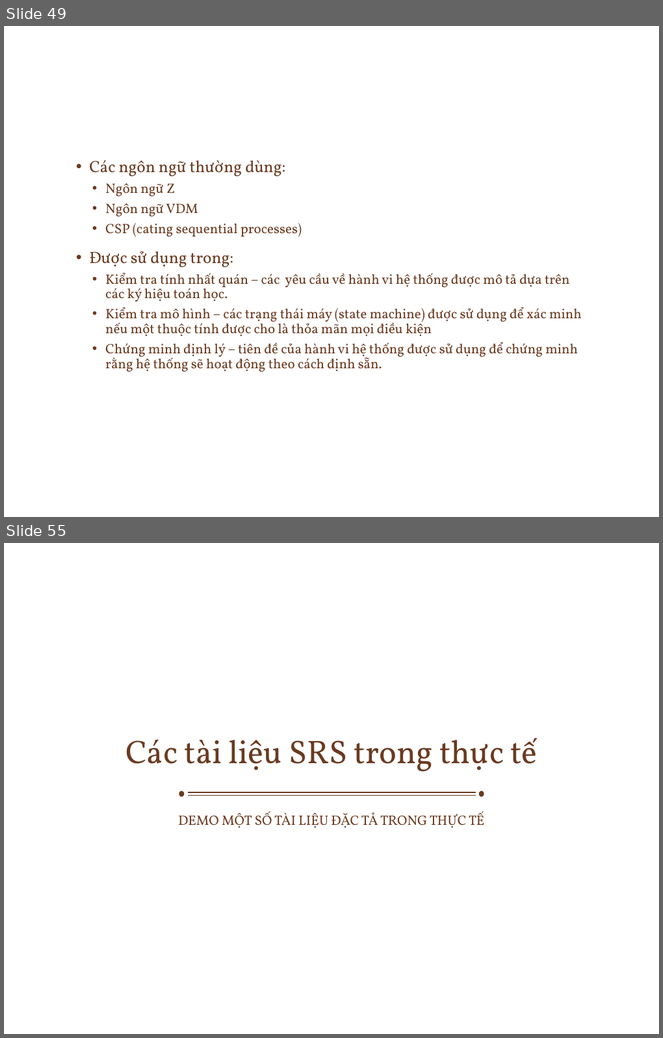
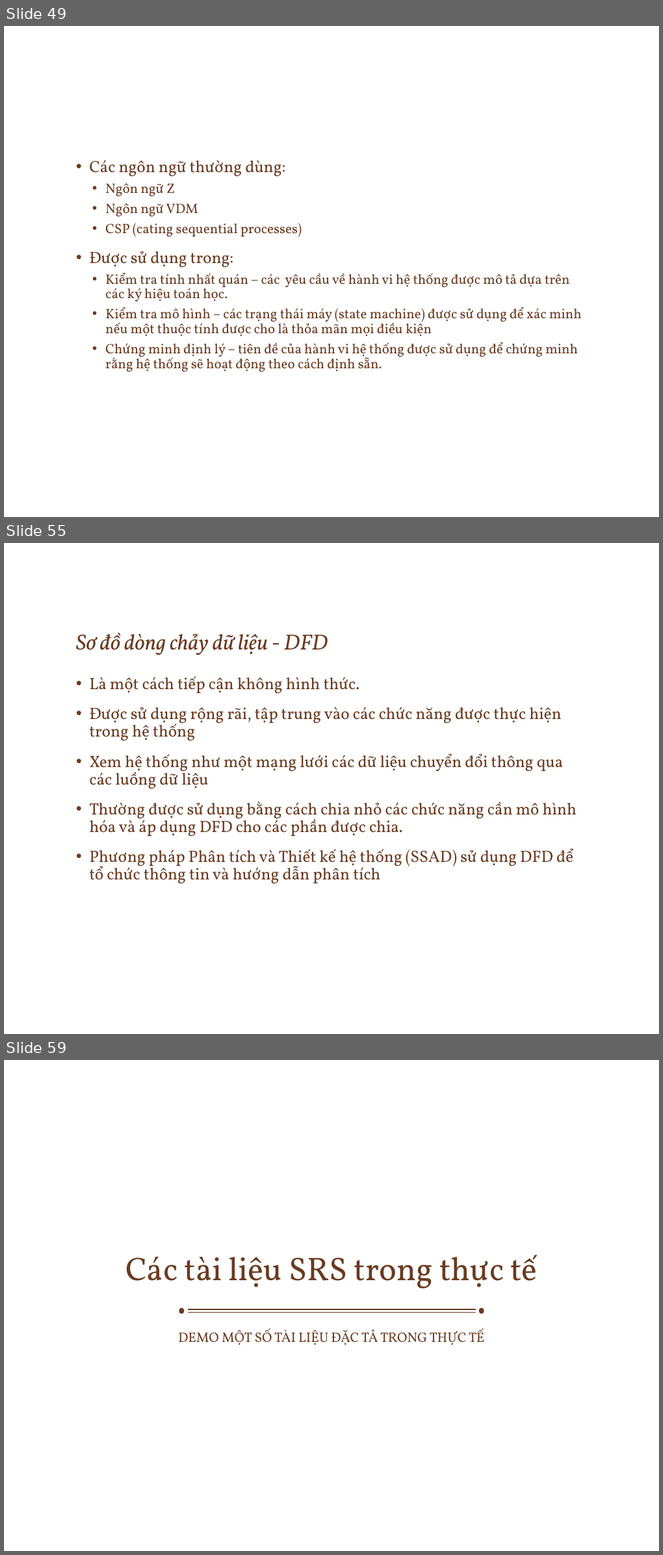
Before and after one commit to ChrisJamison/seminar_cnpm, a slide deck: Seminar/Software Requirement.pptx. Shown one above the other, each under a label of ours: slides 49 and 55 before the commit, slides 49, 55 and 59 after it; the slides between them are not shown. The pictures are 663x1038 and 663x1555 pixels, drawn with LibreOffice and Linux fonts; fonts in the diff are those of the drawing; background and template pictures are left out. Boxes give left, top, right and bottom in pixels: in the first picture for what was removed or moved away, otherwise in the second. Text is boxed around its words. In the diff, an @@ line names an element or a change of style, - is before the commit and + after.

```diff
--- a/Seminar/Software Requirement.pptx
+++ b/Seminar/Software Requirement.pptx
@@ slide 55 added at (x1=4, y1=543, x2=659, y2=1034), background picture (left out) @@
@@ title added at (x1=76, y1=633, x2=328, y2=655), 24 pt, text #6A3A20, italic @@
+Sơ đồ dòng chảy dữ liệu - DFD
@@ text added at (x1=89, y1=676, x2=577, y2=884), 18 pt, text #6A3A20 @@
+• Là một cách tiếp cận không hình thức.
+• Được sử dụng rộng rãi, tập trung vào các chức năng được thực hiện trong hệ thống
+• Xem hệ thống như một mạng lưới các dữ liệu chuyển đổi thông qua các luồng dữ liệu
+• Thường được sử dụng bằng cách chia nhỏ các chức năng cần mô hình hóa và áp dụng DFD cho các phần được chia.
+• Phương pháp Phân tích và Thiết kế hệ thống (SSAD) sử dụng DFD để tổ chức thông tin và hướng dẫn phân tích
@@ what was slide 55 is now slide 59 @@
```
Also in this commit, not shown: 10 slides changed, 4 other slides added, 1 slide removed.
